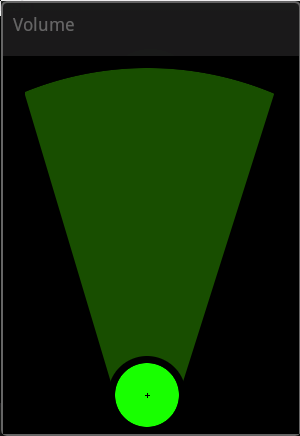
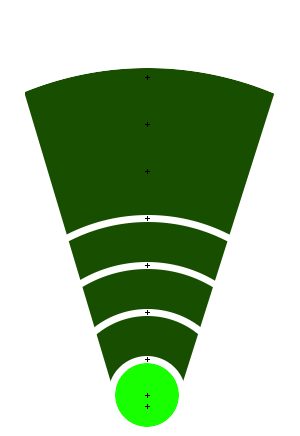
Before/after of a 300px x 436px layered artwork. What changed in the layer stack:
added layer "New Layer#5" above "New Layer#4" over box(145, 75, 150, 409)
painted on "New Layer#3" over box(66, 215, 230, 335)
hid "Background" over box(0, 0, 300, 436)
